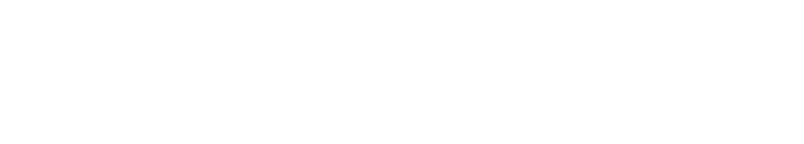
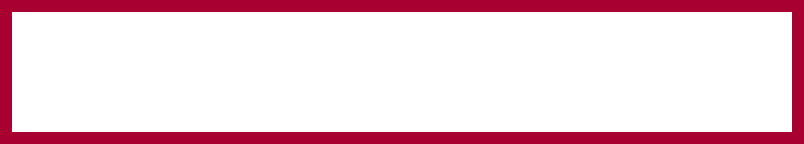
Revision of a layered 804x144 image; what changed, layer by layer:
added group "058-icon-progress-bar-00" with 2 layers above "059-icon-progress-bar-10" over bbox(0, 0, 804, 144)
added layer "Hintergrund #1" in group "058-icon-progress-bar-00" over bbox(0, 0, 804, 144)
added layer "20 #11" in group "058-icon-progress-bar-00" over bbox(0, 0, 804, 144)
renamed "058-icon-progress-bar-10" to "059-icon-progress-bar-10", showed the group it (3 layers) over bbox(0, 0, 804, 144)
renamed "059-icon-progress-bar-20" to "060-icon-progress-bar-20", showed the group it (4 layers) over bbox(0, 0, 804, 144)
renamed "060-icon-progress-bar-30" to "061-icon-progress-bar-30", showed the group it (4 layers) over bbox(0, 0, 804, 144)
renamed "061-icon-progress-bar-40" to "062-icon-progress-bar-40", showed the group it (4 layers) over bbox(0, 0, 804, 144)
renamed "062-icon-progress-bar-50" to "063-icon-progress-bar-50", showed the group it (4 layers) over bbox(0, 0, 804, 144)
renamed "063-icon-progress-bar-60" to "064-icon-progress-bar-60", showed the group it (4 layers) over bbox(0, 0, 804, 144)
renamed "064-icon-progress-bar-70" to "065-icon-progress-bar-70", showed the group it (4 layers) over bbox(0, 0, 804, 144)
added layer "20 copy #5" in group "065-icon-progress-bar-70" over bbox(0, 0, 510, 144)
renamed "065-icon-progress-bar-80" to "066-icon-progress-bar-80", showed the group it (4 layers) over bbox(0, 0, 804, 144)
added layer "20 copy #6" in group "066-icon-progress-bar-80" over bbox(0, 0, 594, 144)
renamed "066-icon-progress-bar-90" to "067-icon-progress-bar-90", showed the group it (4 layers) over bbox(0, 0, 804, 144)
added layer "20 copy #7" in group "067-icon-progress-bar-90" over bbox(0, 0, 672, 144)
renamed "067-icon-progress-bar-100" to "068-icon-progress-bar-100", showed the group it (4 layers) over bbox(0, 0, 804, 144)
added layer "20 copy #8" in group "068-icon-progress-bar-100" over bbox(0, 0, 756, 144)
…and 5 more changes (5 added)
